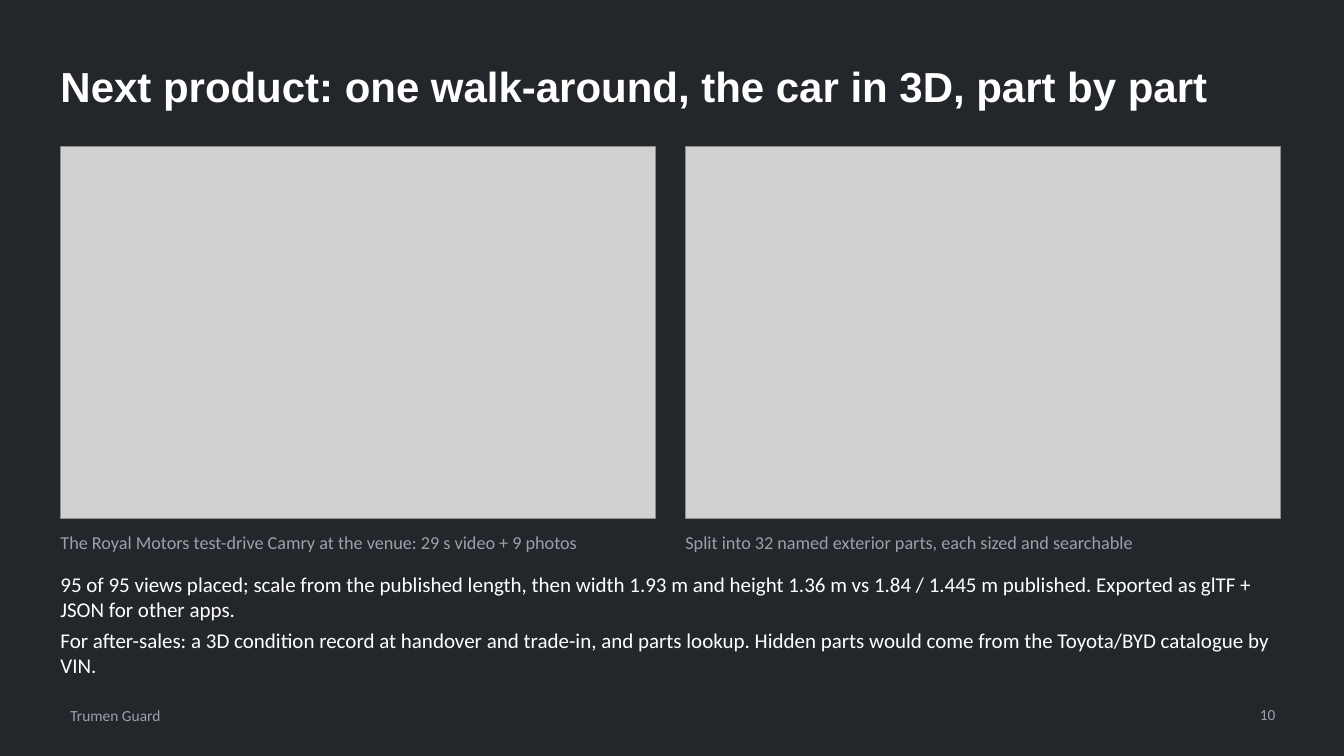
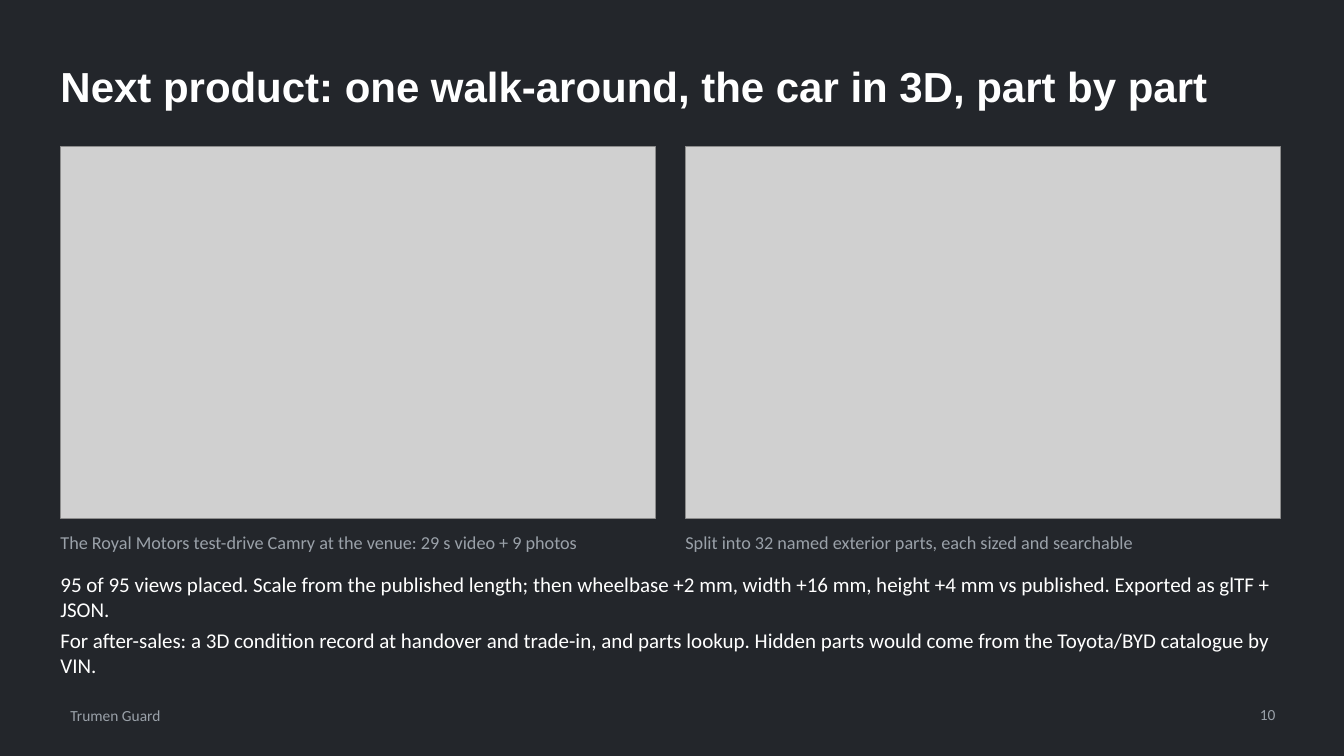
Before and after one commit to trumen-com/road-vision, a slide deck: slide 10 of guard/deck/Trumen_Guard_defence.pptx. Drawn at 1344x756 pixels with LibreOffice and Linux fonts; fonts in the diff are those of the drawing; grey boxes stand for pictures. Boxes give left, top, right and bottom in pixels: in the first picture for what was removed or moved away, otherwise in the second. Text is boxed around its words. In the diff, an @@ line names an element or a change of style, - is before the commit and + after.

```diff
--- a/guard/deck/Trumen_Guard_defence.pptx
+++ b/guard/deck/Trumen_Guard_defence.pptx
@@ text at (60, 577, 1254, 617): text changed @@
-95 of 95 views placed; scale from the published length, then width 1.93 m and height 1.36 m vs 1.84 / 1.445 m published. Exported as glTF + JSON for other apps.
+95 of 95 views placed. Scale from the published length; then wheelbase +2 mm, width +16 mm, height +4 mm vs published. Exported as glTF + JSON.
```
Also in this commit, not shown: 17 other files.
